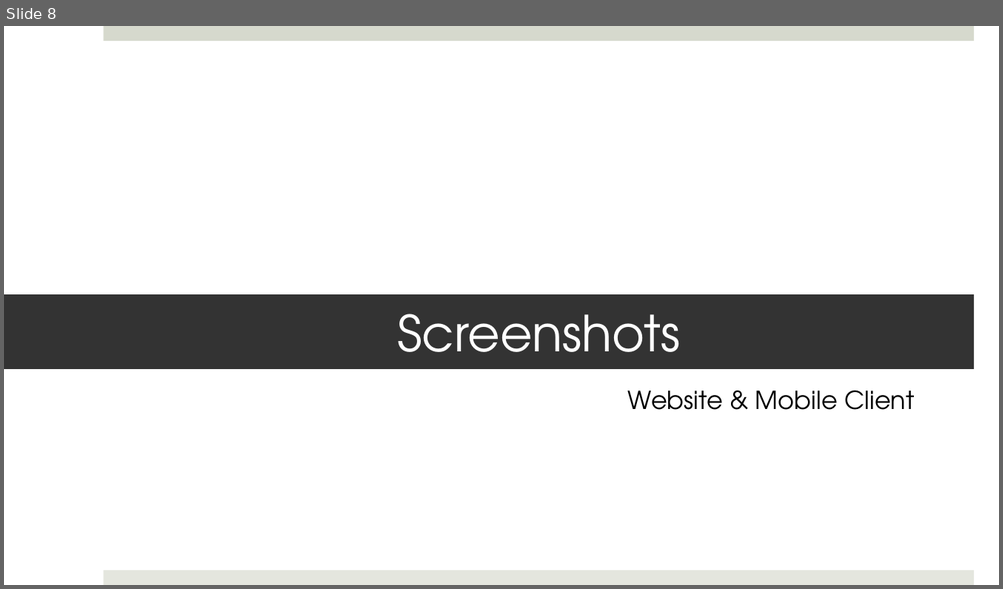
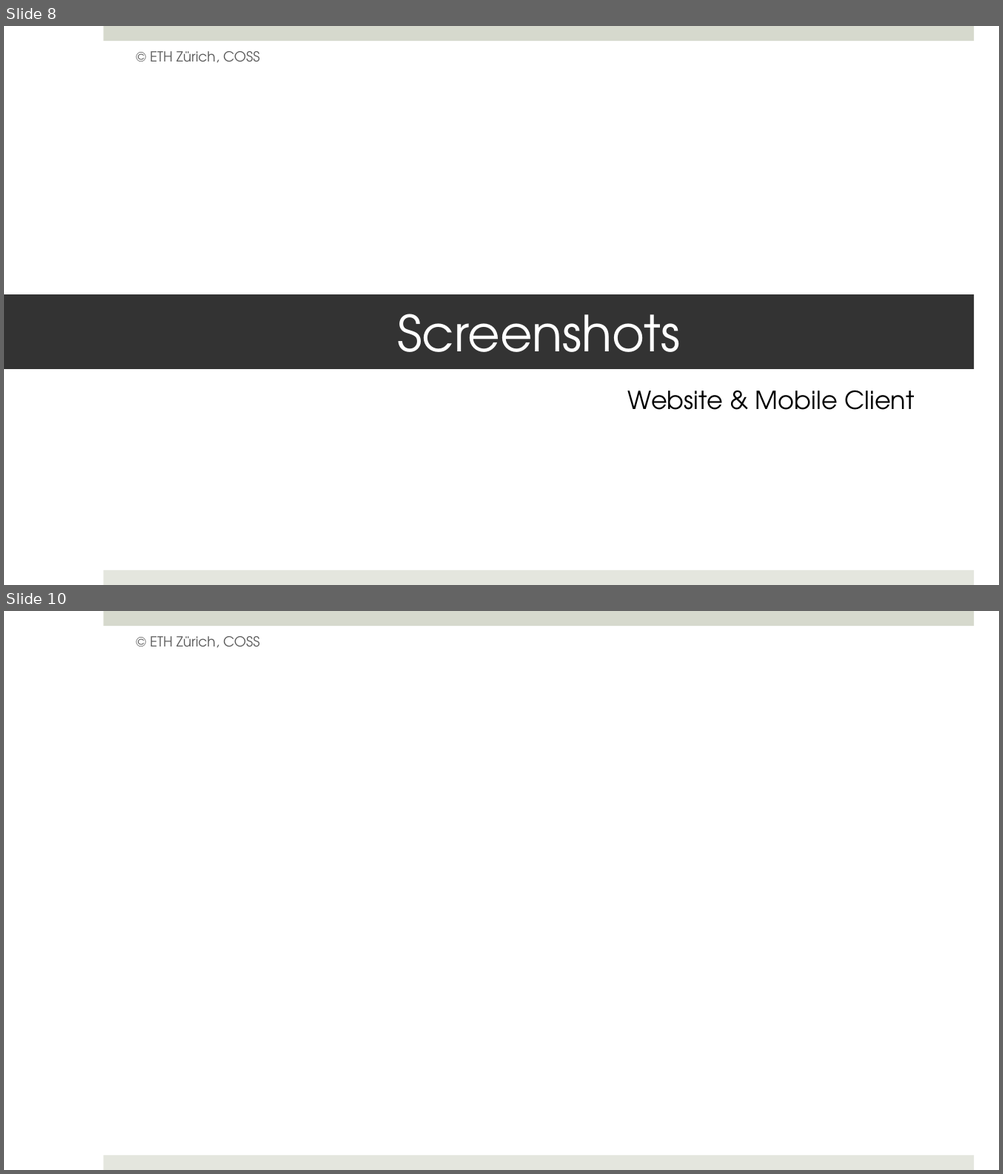
Before and after one commit to mistelip/SwarmPulse, a slide deck: Documents/presentation.pptx. Shown one above the other, each under a label of ours: slide 8 before the commit, slides 8 and 10 after it; the slides between them are not shown. The pictures are 1003x589 and 1003x1174 pixels, drawn with LibreOffice and Linux fonts; fonts in the diff are those of the drawing; background and template pictures are left out. Boxes give left, top, right and bottom in pixels: in the first picture for what was removed or moved away, otherwise in the second. Text is boxed around its words. In the diff, an @@ line names an element or a change of style, - is before the commit and + after.

```diff
--- a/Documents/presentation.pptx
+++ b/Documents/presentation.pptx
@@ slide 10 added at box(4, 611, 999, 1170), background picture (left out); not listed: 2 template elements that a slide beside it also shows @@
@@ text added at box(150, 636, 259, 647), 10 pt, text #595959 @@
+© ETH Zürich, COSS
@@ slide 8 changed as well @@
@@ text added at box(150, 51, 259, 62), 10 pt, text #595959 @@
+© ETH Zürich, COSS
```
Also in this commit, not shown: 9 other slides changed, 3 other slides added, 4 slides removed, 1 other file.
